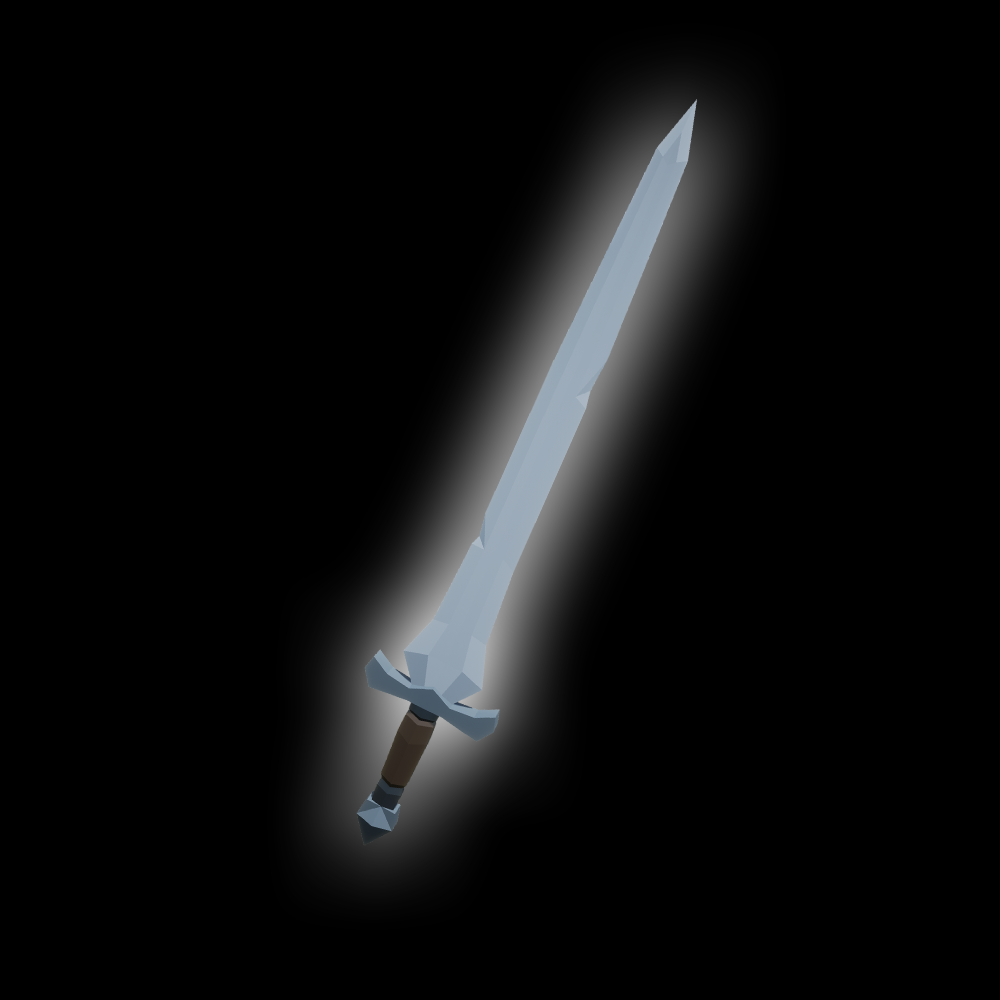
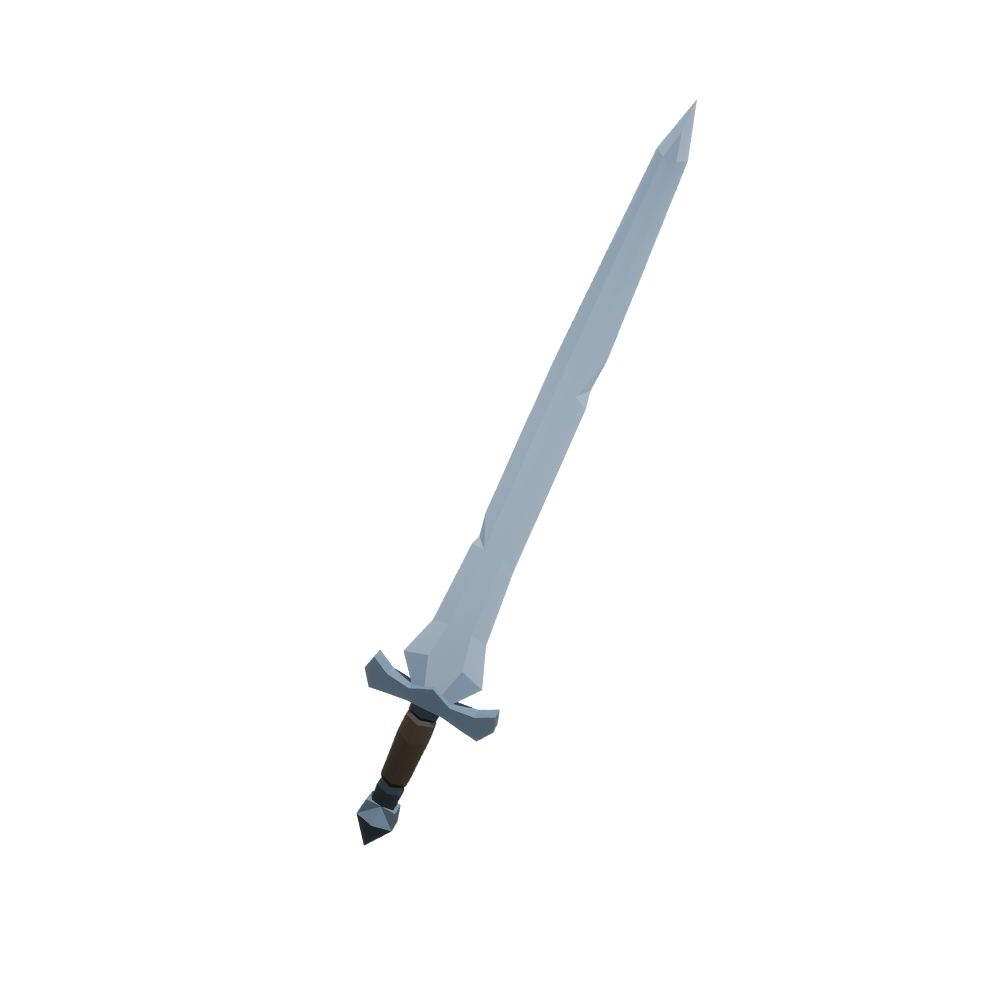
Layer changes from the first 1000px x 1000px image to the second:
pixels changed over [0, 0, 1000, 1000] (layer not identified)
